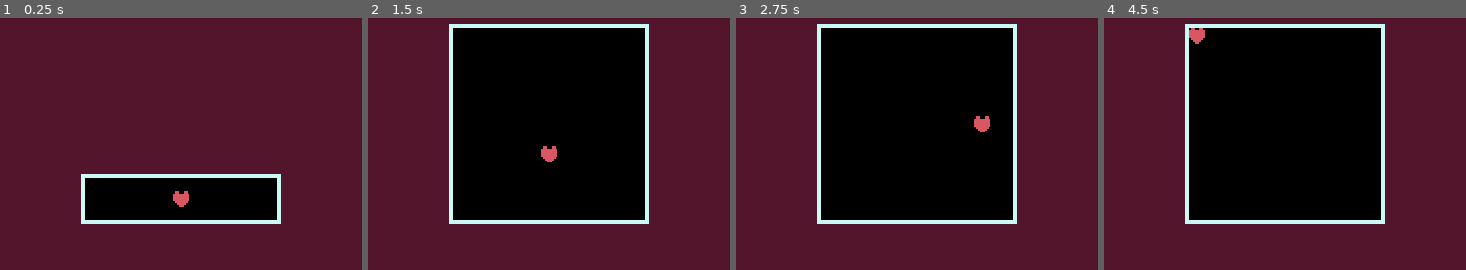
Above: before the commit, frames 1-4 (left to right).
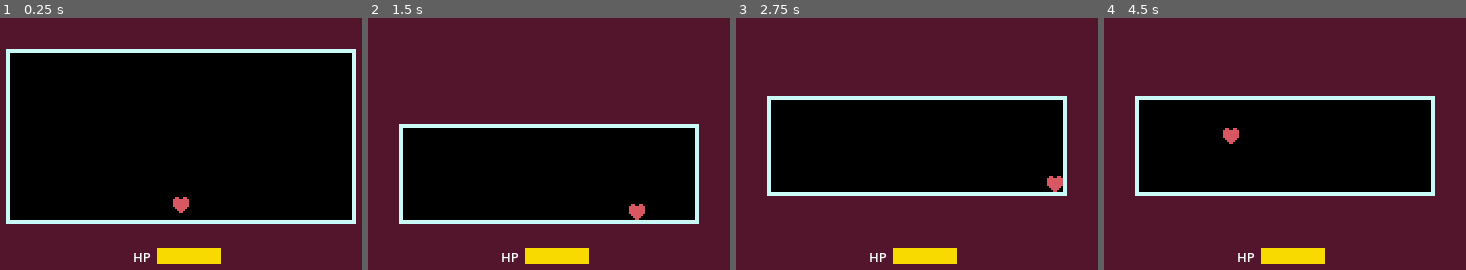
Above: after the commit, the same moments.

Repository: Kukalooka/Godotale
Game: Godot game, scene res://Scenes/fightSystem.tscn
Two runs of this game, one before a commit and one after it. Both use one fixed random seed, a clock stepped at 60 frames per second and the inputs below.
Inputs:
- Up to frame 1 (0.25 s): no input
- Up to frame 2 (1.5 s): tap Enter at 0.5 s; hold Right (ui_right) 0.53-1.28 s; hold K 0.53-1.28 s; tap L at 0.8, 1.35 s; hold Down (ui_down) from 1.28 s (still down)
- Up to frame 3 (2.75 s): tap M at 1.55 s; release Down (ui_down) at 2.03 s; hold Right (ui_right) from 2.03 s (still down); hold M from 2.03 s (still down); tap K at 2.3 s
- Up to frame 4 (4.5 s): release Right (ui_right) at 2.78 s; release M at 2.78 s; hold Up (ui_up) 2.78-3.53 s; tap K at 2.85 s; tap L at 3.05 s; hold L 3.53-4.28 s; hold Left (ui_left) from 3.53 s (still down); tap M at 3.8, 4.35 s

The runs differ from the first frame. In frame 1, 59% of the frame differs, in the area x 1-99%, y 12-98%; in frame 2, 36%; in frame 3, 37%; in frame 4, 37%.

Commit message:
Made player teleport in bounds if oob. Added working HP bar

Diff:
--- a/Assets/Objects/Projectiles/placeholderKnife.tscn
+++ b/Assets/Objects/Projectiles/placeholderKnife.tscn
@@ -14,6 +14,7 @@
 [node name="Area2D" type="Area2D"]
 z_index = 1
 script = ExtResource("1_higo1")
+projectileDmg = 3
 
 [node name="Sprite2D" type="Sprite2D" parent="."]
 texture_filter = 1
--- /dev/null
+++ b/Scenes/battleUiFunc.gd
@@ -0,0 +1,6 @@
+extends Control
+
+class_name BattleUi
+
+func changeHpBar(curHp):
+	$HP_Bar.value = curHp
--- a/Scenes/fightSystem.tscn
+++ b/Scenes/fightSystem.tscn
@@ -1,12 +1,27 @@
-[gd_scene load_steps=13 format=3 uid="uid://b2lyr3k3pre3c"]
+[gd_scene load_steps=18 format=3 uid="uid://b2lyr3k3pre3c"]
 
 [ext_resource type="Script" uid="uid://cb6pu5ibm3bnb" path="res://Scripts/Flow/master.gd" id="1_8pywo"]
+[ext_resource type="Script" uid="uid://c0ajrvvwg1mr0" path="res://Scenes/battleUiFunc.gd" id="2_7wjyn"]
 [ext_resource type="Script" uid="uid://ddxq6g32lnrng" path="res://Scripts/Functionality/charFunc.gd" id="2_x7v4w"]
 [ext_resource type="Texture2D" uid="uid://b3wagihnnskul" path="res://Assets/Visual/Player/heart.png" id="3_1ck7a"]
 [ext_resource type="Script" uid="uid://p4eckqcinrmp" path="res://Scripts/Functionality/boxFunc.gd" id="4_nnkry"]
 [ext_resource type="Script" uid="uid://cvdy4wxnantdg" path="res://Scripts/Functionality/boxBg.gd" id="5_nnkry"]
 [ext_resource type="Script" uid="uid://cjgij31bcbkho" path="res://Scripts/Functionality/bgGen.gd" id="5_x7v4w"]
 [ext_resource type="Script" uid="uid://b30qyqcpctho8" path="res://Scripts/Functionality/bgSidesGen.gd" id="6_1ck7a"]
+
+[sub_resource type="SystemFont" id="SystemFont_nnkry"]
+font_names = PackedStringArray("Caladea")
+font_weight = 575
+
+[sub_resource type="LabelSettings" id="LabelSettings_7wjyn"]
+font = SubResource("SystemFont_nnkry")
+font_size = 13
+
+[sub_resource type="StyleBoxFlat" id="StyleBoxFlat_3caef"]
+bg_color = Color(0.756691, 0, 0.125919, 1)
+
+[sub_resource type="StyleBoxFlat" id="StyleBoxFlat_puon5"]
+bg_color = Color(0.975516, 0.855809, 1.15514e-06, 1)
 
 [sub_resource type="RectangleShape2D" id="RectangleShape2D_u4th6"]
 size = Vector2(7.5, 7.5)
@@ -33,14 +48,38 @@
 offset_top = 376.0
 offset_right = 640.0
 offset_bottom = 480.0
+script = ExtResource("2_7wjyn")
 
-[node name="PlayerSoul" type="CharacterBody2D" parent="."]
+[node name="HP_Label" type="Label" parent="Control"]
+offset_left = 272.0
+offset_top = 24.0
+offset_right = 290.0
+offset_bottom = 40.0
+text = "HP"
+label_settings = SubResource("LabelSettings_7wjyn")
+
+[node name="HP_Bar" type="ProgressBar" parent="Control"]
+layout_mode = 0
+offset_left = 296.0
+offset_top = 24.0
+offset_right = 360.0
+offset_bottom = 40.0
+theme_override_styles/background = SubResource("StyleBoxFlat_3caef")
+theme_override_styles/fill = SubResource("StyleBoxFlat_puon5")
+max_value = 20.0
+value = 20.0
+rounded = true
+allow_greater = true
+show_percentage = false
+
+[node name="PlayerSoul" type="CharacterBody2D" parent="." node_paths=PackedStringArray("ui")]
 z_index = 100
-position = Vector2(320, 360)
+position = Vector2(320, 357)
 script = ExtResource("2_x7v4w")
 damageSfx = "uid://bwd048dqgp1il"
 invDuration = 0.075
-invAmount = 13
+invAmount = 9
+ui = NodePath("../Control")
 
 [node name="CollisionShape2D" type="CollisionShape2D" parent="PlayerSoul"]
 scale = Vector2(2, 2)
--- a/Scenes/projectileBasics.gd
+++ b/Scenes/projectileBasics.gd
@@ -1,9 +1,11 @@
 extends Area2D
+
+@export var projectileDmg : int
 
 func _physics_process(_delta):
 	self.position.x += 5
 
 
 func _on_body_entered(body : PlayerHeart) -> void:
-	body.projectile_hit()
+	body.projectile_hit(projectileDmg)
 	pass # Replace with function body.
--- /dev/null
+++ b/Scripts/Flow/gameMaster.gd
@@ -0,0 +1,3 @@
+extends Node
+
+const devMode = true
--- a/Scripts/Flow/master.gd
+++ b/Scripts/Flow/master.gd
@@ -5,15 +5,20 @@
 var placeholderProjectile = load("res://Assets/Objects/Projectiles/placeholderKnife.tscn")
 
 func _ready():
-	box.resizeMindUI(200, 50)
+	box.resizeMindUI(350, 175)
 	pass # Replace with function body.
 
 func _input(ev):
-	if Input.is_key_pressed(KEY_K):
-		box.resizeMindUI(200, 200)
-	if Input.is_key_pressed(KEY_D):
-		var projectile = placeholderProjectile.instantiate()
-		add_child(projectile)
-		projectile.position.y = 350
-		projectile.scale.x = 2
-		projectile.scale.y = 2
+	if GameMaster.devMode:
+		if Input.is_key_pressed(KEY_K):
+			box.resizeMindUI(200, 200)
+		if Input.is_key_pressed(KEY_L):
+			box.resizeMindUI(300, 100)
+		if Input.is_key_pressed(KEY_M):
+			box.resizeIgnoreUI(300, 100)
+		if Input.is_key_pressed(KEY_D):
+			var projectile = placeholderProjectile.instantiate()
+			add_child(projectile)
+			projectile.position.y = 350
+			projectile.scale.x = 2
+			projectile.scale.y = 2
--- a/Scripts/Functionality/boxFunc.gd
+++ b/Scripts/Functionality/boxFunc.gd
@@ -33,6 +33,25 @@
 			($Box_Top.shape.get_size().x / 2 ) - borderWidth / 2, $Box_Right.position.y)
 	queue_redraw()
 
+func checkForPlayerInBounds() -> void:
+	var playerCol = player.get_node("CollisionShape2D")
+
+	if player.position.x < $Box_Top.global_position.x - $Box_Top.shape.size.x / 2:
+		player.position.x = ($Box_Top.global_position.x - $Box_Top.shape.size.x / 2 +
+				playerCol.shape.size.x / 2 + borderWidth / 2)
+
+	if player.position.x > $Box_Top.global_position.x + $Box_Top.shape.size.x / 2:
+		player.position.x = ($Box_Top.global_position.x + $Box_Top.shape.size.x / 2 -
+				playerCol.shape.size.x / 2 - borderWidth / 2)
+
+	if player.position.y < $Box_Left.global_position.y - $Box_Left.shape.size.y / 2:
+		player.position.y = ($Box_Left.global_position.y - $Box_Left.shape.size.y / 2 +
+				playerCol.shape.size.y / 2 + borderWidth / 2)
+
+	if player.position.y > $Box_Left.global_position.y + $Box_Left.shape.size.y / 2:
+		player.position.y = ($Box_Left.global_position.y + $Box_Left.shape.size.y / 2 -
+				playerCol.shape.size.y / 2 - borderWidth / 2)
+
 
 # This resize ignores UI when positioning
 
@@ -47,7 +66,10 @@
 		esc = 0
 
 	self.position = Vector2(self.position.x, viewportHeight / 2 + defaultPosOffset * esc)
-	player.position = Vector2(self.position.x + (self.scale.x / 2), self.position.y + (self.scale.y / 2), )
+
+	checkForPlayerInBounds()
+
+	#player.position = Vector2(self.position.x + (self.scale.x / 2), self.position.y + (self.scale.y / 2), )
 
 func resizeMindUI(x, y):
 	var UIPos = UIObject.position.y
@@ -55,7 +77,9 @@
 	resize(x, y)
 	self.position = Vector2(viewportWidth / 2, UIObject.position.y -
 			($Box_Left.shape.size.y / 2))
-	player.position = Vector2(self.position.x + (self.scale.x / 2), self.position.y + (self.scale.y / 2), )
+
+	checkForPlayerInBounds()
+	#player.position = Vector2(self.position.x + (self.scale.x / 2), self.position.y + (self.scale.y / 2), )
 
 func _draw():
 	var offset_x = get_node("Box_Top").get_shape().get_rect().size.x / 2
--- a/Scripts/Functionality/charFunc.gd
+++ b/Scripts/Functionality/charFunc.gd
@@ -2,12 +2,17 @@
 
 class_name PlayerHeart
 
-const SPEED = 150.0
+@export var SPEED = 150.0
 const JUMP_VELOCITY = -400.0
+
+@export var maxHp = 20
+@export var curHp = 20
 
 @export_file("*.wav") var damageSfx : String
 @export var invDuration : float
 @export var invAmount : int
+
+@export var ui : BattleUi
 
 var invincible = false
 
@@ -41,8 +46,13 @@
 
 	move_and_slide()
 
-func projectile_hit() -> void:
+func projectile_hit(dmg) -> void:
 	if !invincible:
+		curHp -= dmg
+		if curHp < 0:
+			curHp = 0
+
+		ui.changeHpBar(curHp)
 		blink(invDuration, invAmount)
 		$AudioStreamPlayer2D.stream = load(damageSfx)
 		$AudioStreamPlayer2D.play()
--- a/project.godot
+++ b/project.godot
@@ -15,6 +15,10 @@
 config/features=PackedStringArray("4.4", "Mobile")
 config/icon="res://icon.svg"
 
+[autoload]
+
+GameMaster="*res://Scripts/Flow/gameMaster.gd"
+
 [display]
 
 window/size/viewport_width=640
Not shown, added: Scenes/battleUiFunc.gd.uid
Not shown, added: Scripts/Flow/gameMaster.gd.uid
